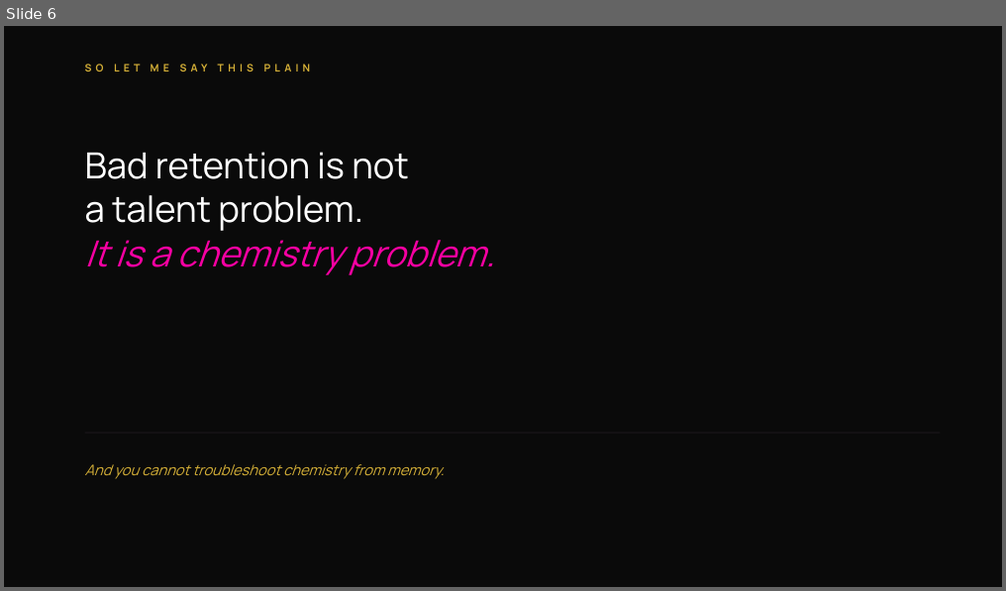
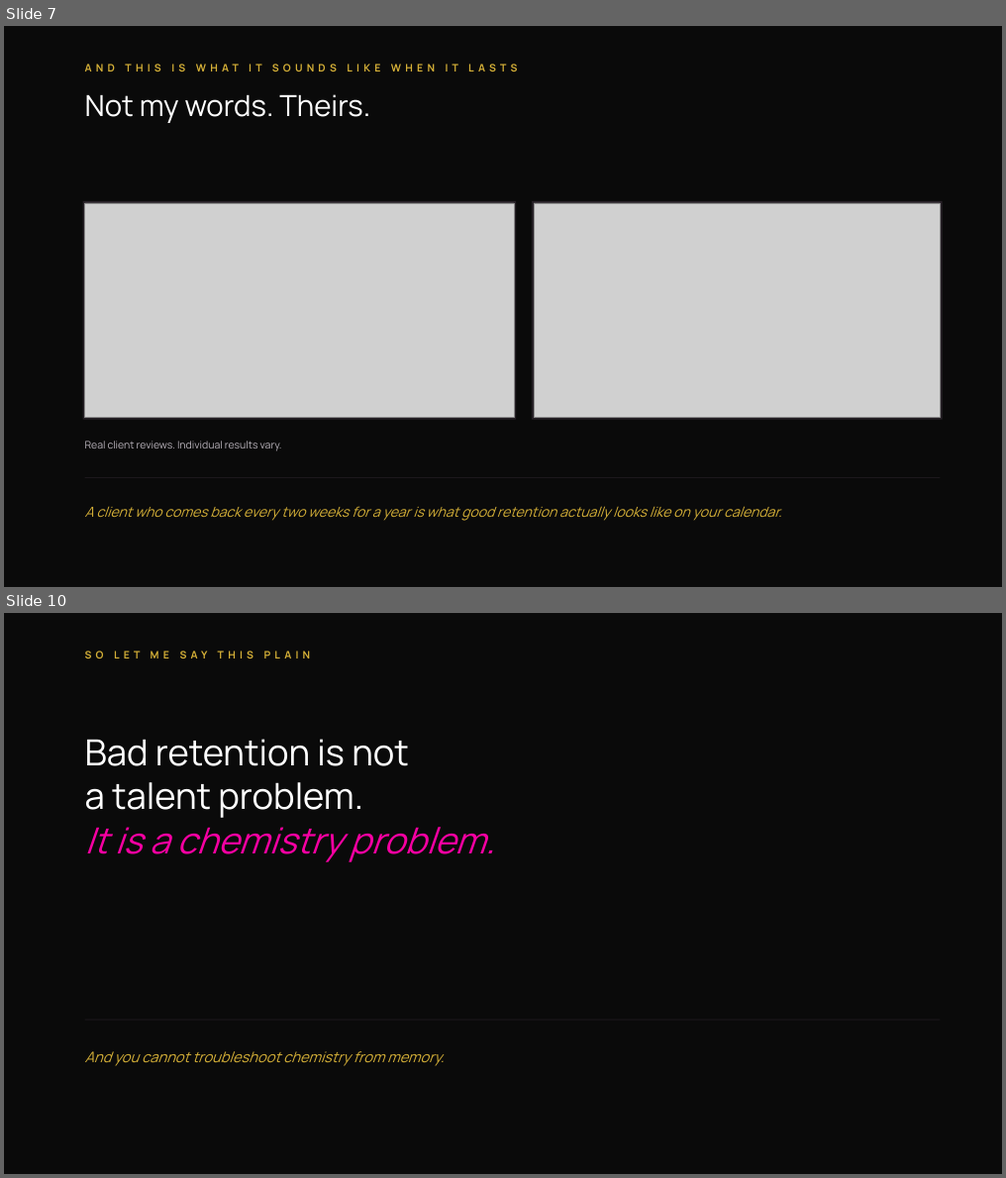
Before and after one commit to destynibeauty-creator/RLU-OFFER, a slide deck: slides/The-Retention-Room.pptx. Shown one above the other, each under a label of ours: slide 6 before the commit, slides 7 and 10 after it; the slides between them are not shown. The pictures are 1006x591 and 1006x1178 pixels, drawn with LibreOffice and Linux fonts; fonts in the diff are those of the drawing; grey boxes stand for pictures. Boxes give left, top, right and bottom in pixels: in the first picture for what was removed or moved away, otherwise in the second. Text is boxed around its words. In the diff, an @@ line names an element or a change of style, - is before the commit and + after.

```diff
--- a/slides/The-Retention-Room.pptx
+++ b/slides/The-Retention-Room.pptx
@@ slide 7 added at [4, 26, 1002, 587], background #0A0A0A @@
@@ text added at [85, 64, 458, 72], 15 pt, text #D4AF37, bold @@
+AND THIS IS WHAT IT SOUNDS LIKE WHEN IT LASTS
@@ text added at [85, 94, 370, 123], 42 pt, text #FFFFFF @@
+Not my words. Theirs.
@@ rectangle added at [83, 201, 516, 420], fill #262026 @@
@@ picture added at [85, 203, 514, 418] @@
@@ rectangle added at [532, 201, 943, 420], fill #262026 @@
@@ picture added at [534, 203, 941, 418] @@
@@ text added at [85, 441, 282, 452], 15 pt, text #B9B3BB @@
+Real client reviews. Individual results vary.
@@ rectangle added at [85, 477, 941, 478], fill #262026 @@
@@ text added at [85, 506, 782, 521], 20 pt, text #D4AF37, italic @@
+A client who comes back every two weeks for a year is what good retention actually looks like on your calendar.
@@ what was slide 6 is now slide 10 @@
```
Also in this commit, not shown: 19 slides changed, 6 other slides added, 1 slide removed, 26 other files.
